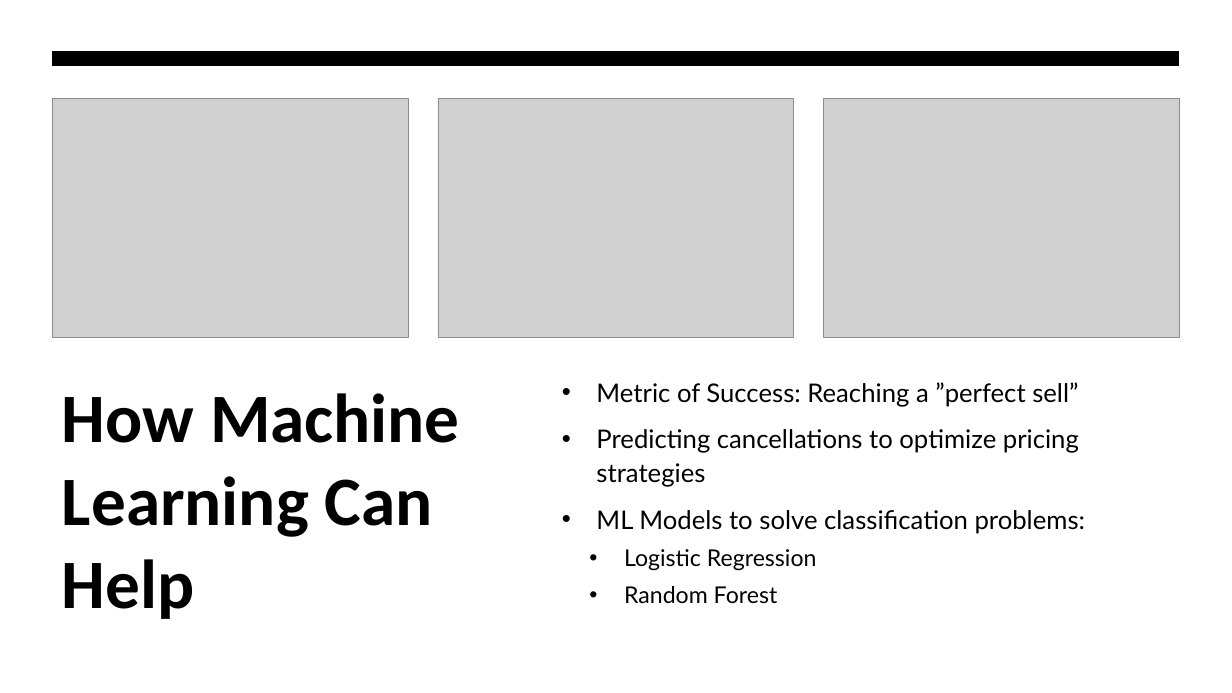
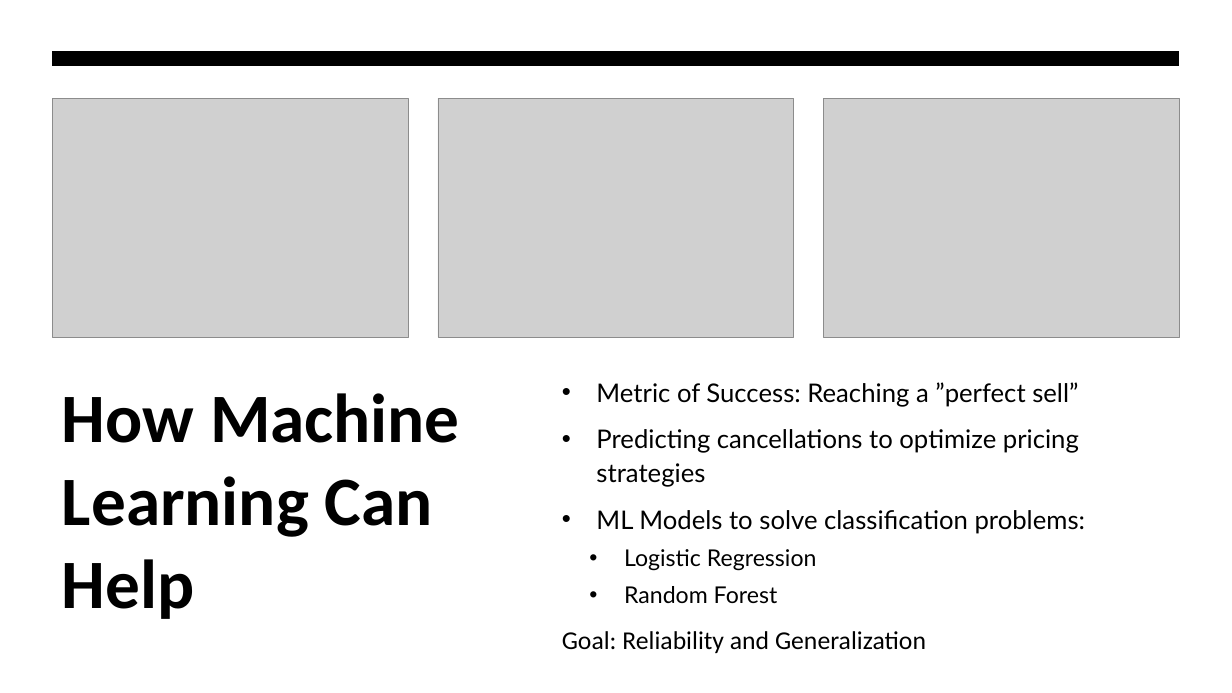
Before and after one commit to briantlui/predictive-model, a slide deck: slide 3 of docs/Sprint3_Presentation.pptx. Drawn at 1232x693 pixels with LibreOffice and Linux fonts; fonts in the diff are those of the drawing; grey boxes stand for pictures. Boxes give left, top, right and bottom in pixels: in the first picture for what was removed or moved away, otherwise in the second. Text is boxed around its words. In the diff, an @@ line names an element or a change of style, - is before the commit and + after.

```diff
--- a/docs/Sprint3_Presentation.pptx
+++ b/docs/Sprint3_Presentation.pptx
@@ text at (562,631,926,653): paragraph added @@
+Goal: Reliability and Generalization
```
Also in this commit, not shown: 9 other slides changed, 3 slides added, 1 slide removed, 1 other file.
